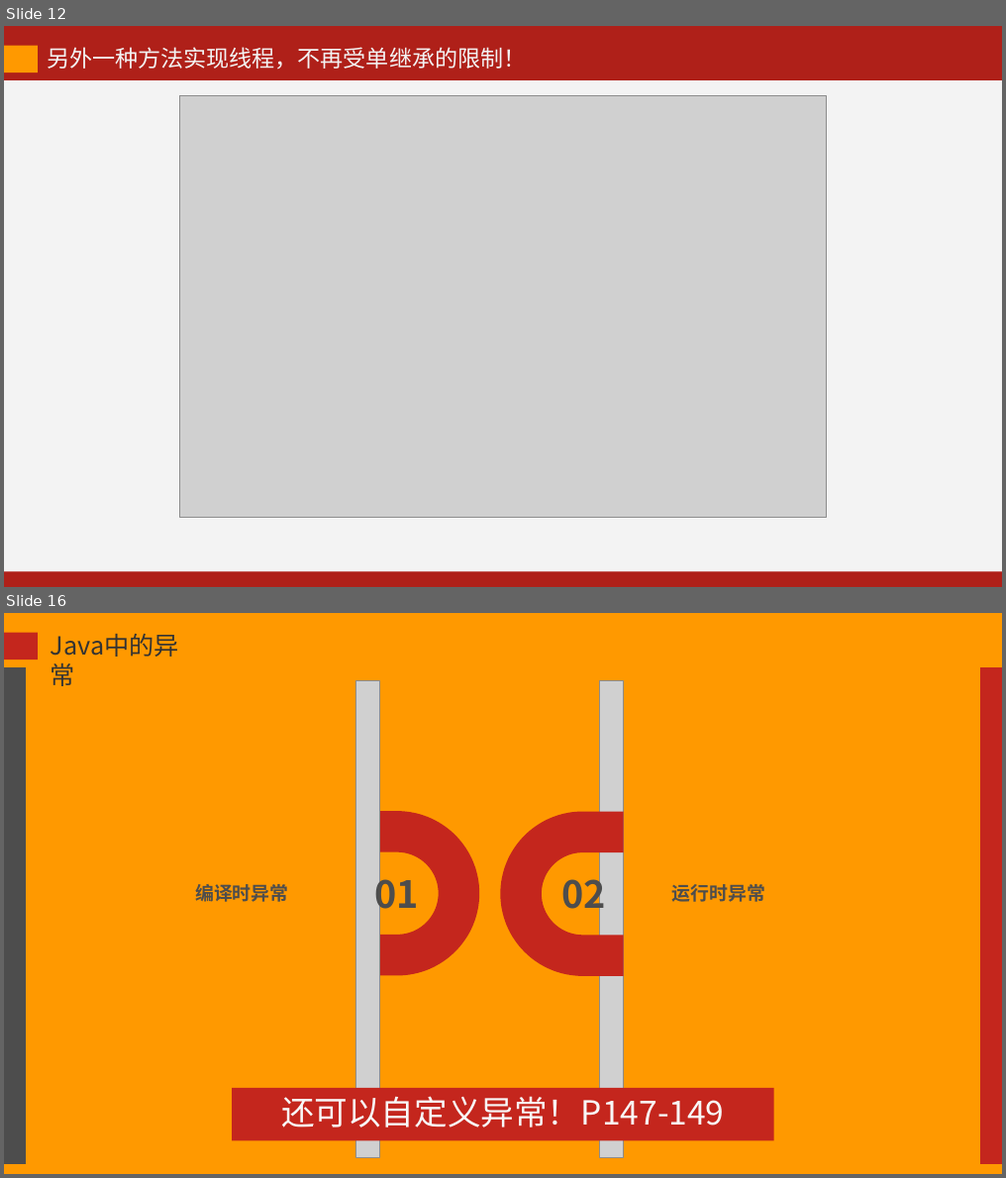
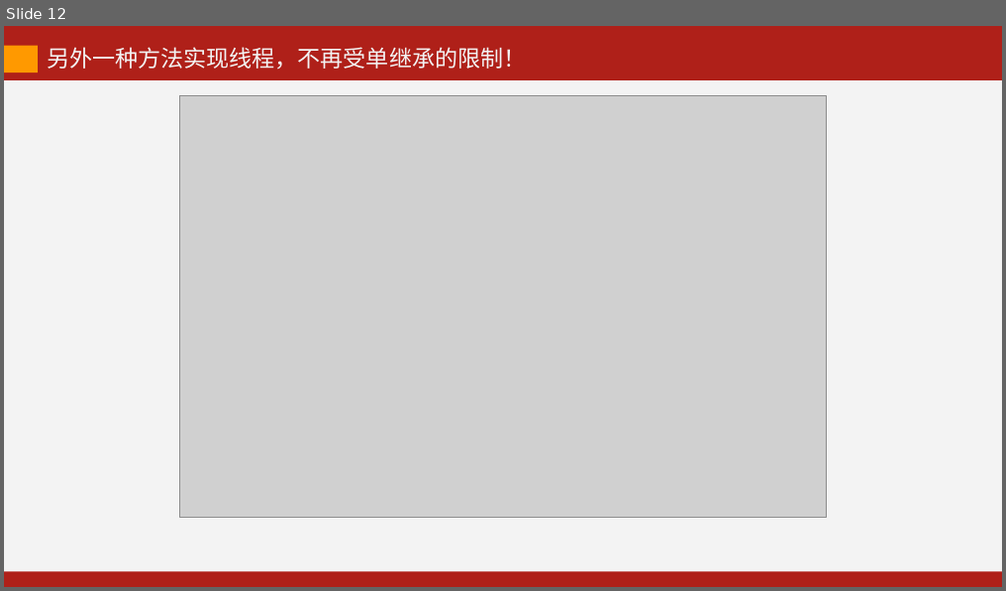
Before and after one commit to kevinjoyce/JavaCourseWare, a slide deck: PPT/每次课PPT/05 线程-1.pptx. Shown one above the other, each under a label of ours: slides 12 and 16 before the commit, slide 12 after it; the slides between them are not shown. The pictures are 1006x1178 and 1006x591 pixels, drawn with LibreOffice and Linux fonts; fonts in the diff are those of the drawing; grey boxes stand for pictures; background and template pictures are left out. Boxes give left, top, right and bottom in pixels: in the first picture for what was removed or moved away, otherwise in the second. Text is boxed around its words. In the diff, an @@ line names an element or a change of style, - is before the commit and + after.

```diff
--- a/PPT/每次课PPT/05 线程-1.pptx
+++ b/PPT/每次课PPT/05 线程-1.pptx
@@ slide 16 removed at (4, 613, 1002, 1174), background picture (left out) @@
@@ rectangle removed at (4, 633, 38, 660) @@
@@ text removed at (43, 626, 209, 663) @@
-Java中的异常
@@ freeform shape removed at (4, 667, 26, 1164) @@
@@ freeform shape removed at (980, 667, 1002, 1164) @@
@@ picture removed at (355, 680, 379, 1157) @@
@@ picture removed at (600, 680, 624, 1157) @@
@@ freeform shape removed at (356, 811, 479, 975) @@
@@ freeform shape removed at (500, 811, 623, 975) @@
@@ text removed at (374, 869, 419, 918) @@
-01
@@ text removed at (561, 870, 606, 919) @@
-02
@@ text removed at (195, 884, 288, 902) @@
-编译时异常
@@ text removed at (672, 884, 765, 902) @@
-运行时异常
@@ rectangle removed at (232, 1088, 774, 1141) @@
-还可以自定义异常！P147-149
```
Also in this commit, not shown: 17 slides added, 13 other slides removed, 23 other files.
